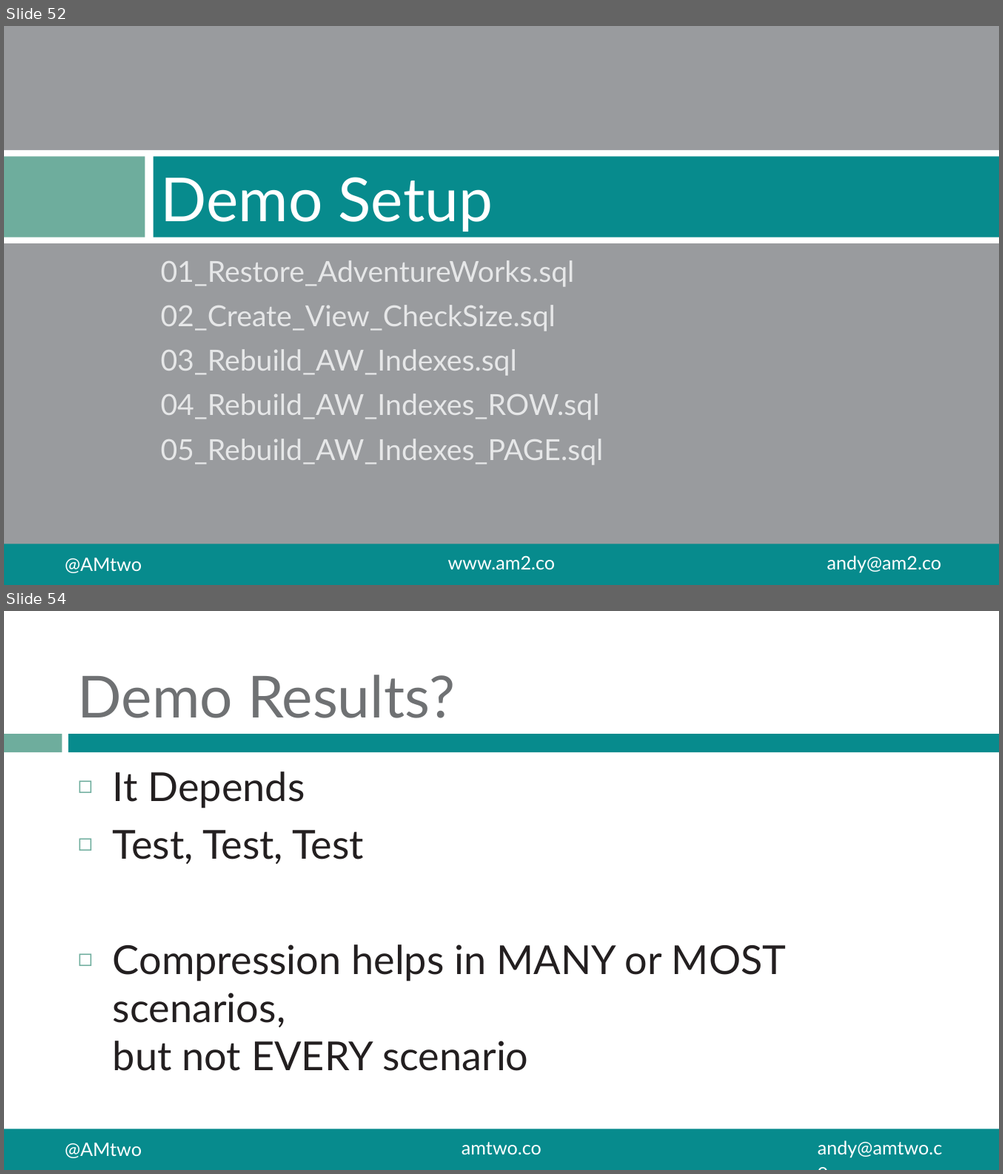
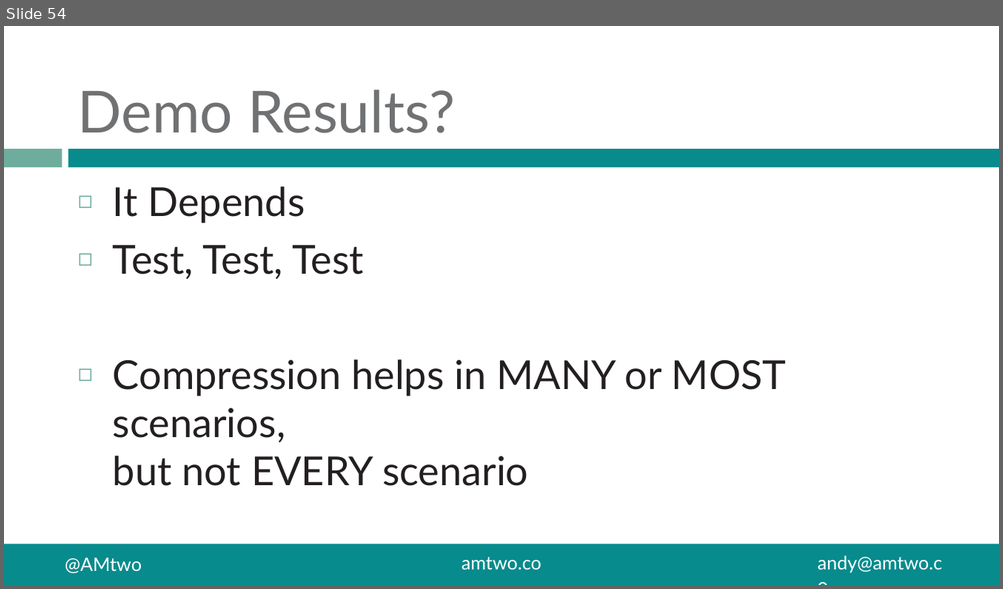
Before and after one commit to amtwo/Presentations, a slide deck: Demystifying-Data-Compression/Data_Compression.pptx. Shown one above the other, each under a label of ours: slides 52 and 54 before the commit, slide 54 after it; the slides between them are not shown. The pictures are 1003x1174 and 1003x589 pixels, drawn with LibreOffice and Linux fonts; fonts in the diff are those of the drawing. Boxes give left, top, right and bottom in pixels: in the first picture for what was removed or moved away, otherwise in the second. Text is boxed around its words. In the diff, an @@ line names an element or a change of style, - is before the commit and + after.

```diff
--- a/Demystifying-Data-Compression/Data_Compression.pptx
+++ b/Demystifying-Data-Compression/Data_Compression.pptx
@@ slide 52 removed at [4, 26, 999, 585], background #999B9E; not listed: 2 template elements that a slide beside it also shows @@
@@ rectangle removed at [4, 150, 999, 244] @@
@@ rectangle removed at [4, 156, 145, 237] @@
@@ rectangle removed at [153, 156, 999, 237] @@
@@ title removed at [161, 177, 492, 232] @@
-Demo Setup
@@ text removed at [161, 261, 603, 466] @@
-01_Restore_AdventureWorks.sql
-02_Create_View_CheckSize.sql
-03_Rebuild_AW_Indexes.sql
-04_Rebuild_AW_Indexes_ROW.sql
-05_Rebuild_AW_Indexes_PAGE.sql
@@ text removed at [448, 556, 555, 570] @@
-www.am2.co
@@ text removed at [827, 556, 942, 574] @@
-andy@am2.co
```
Also in this commit, not shown: 4 slides changed, 1 slide added.
